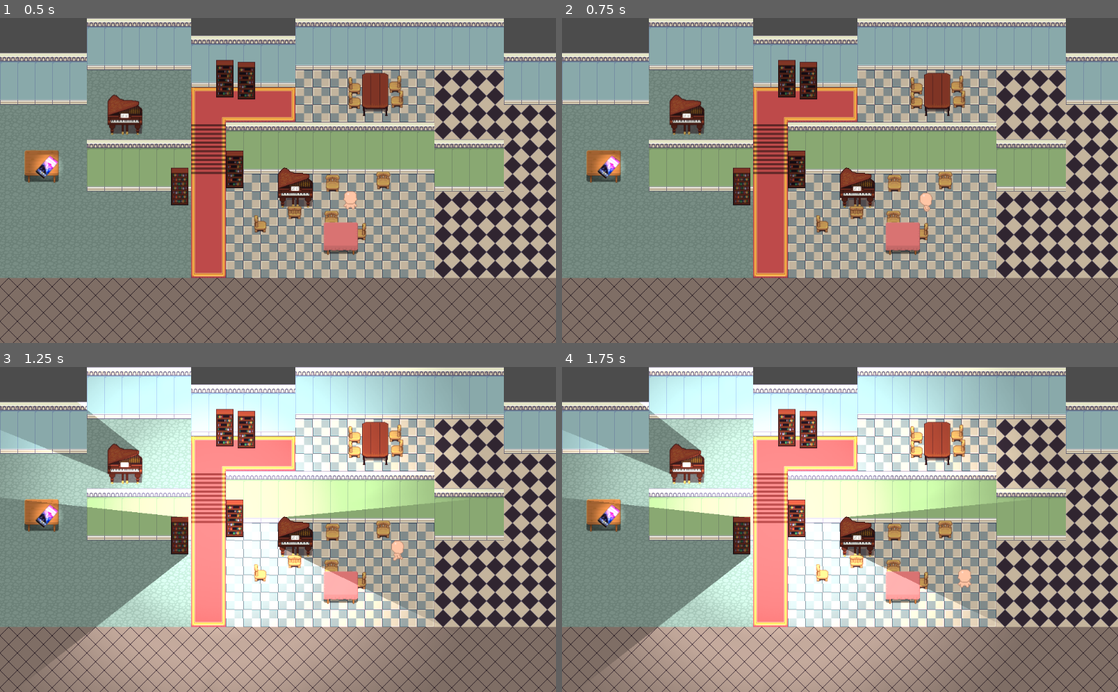
Above: before the commit, frames 1-4 (two rows, left to right).
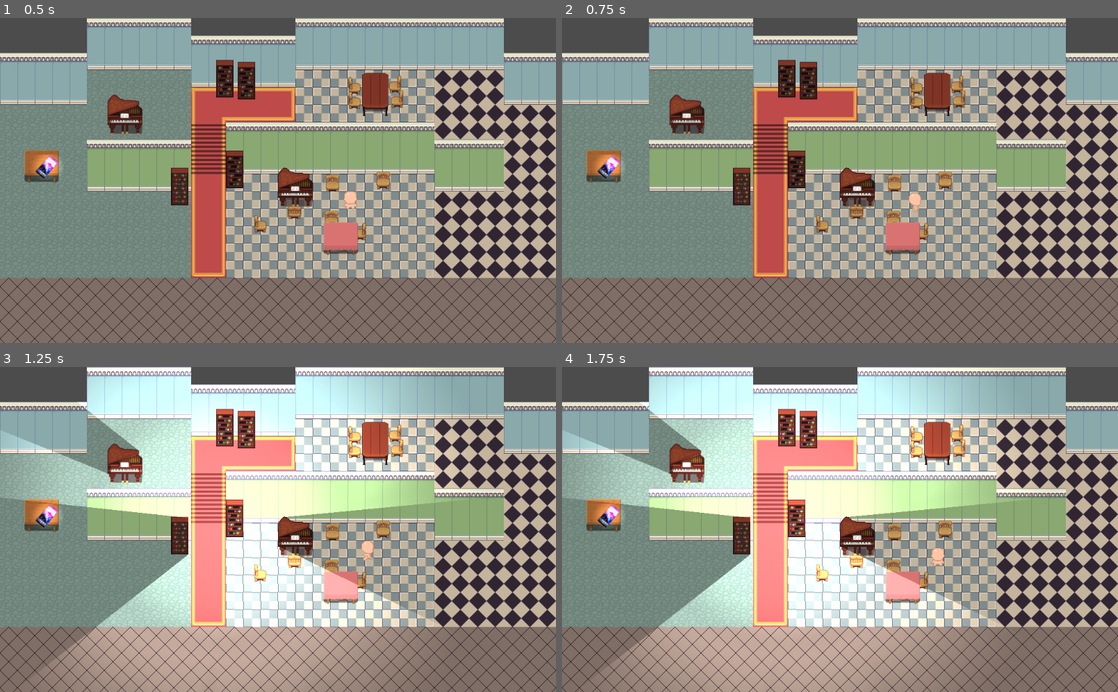
Above: after the commit, the same moments.

Repository: s4x0r/luxjam2020
Game: Godot game, scene res://level.tscn
Same seed, same stepped clock (60 frames per second), same inputs: the game is played once before the commit and once after it. The project has no main scene, so this scene is started directly. Sound files missing from this copy of the repository are replaced by a short silence.
Inputs:
- Up to frame 1 (0.5 s): no input
- Up to frame 2 (0.75 s): tap Enter at 0.5 s; hold Right (ui_right) from 0.53 s (still down)
- Up to frame 3 (1.25 s): keep holding Right (ui_right); tap Space (ui_select) at 0.77 s
- Up to frame 4 (1.75 s): release Right (ui_right) at 1.28 s; hold Down (ui_down) from 1.28 s (still down); tap Space (ui_select) at 1.52 s

Frame 1 is identical in both runs. In frame 2, 0.2% of the frame differs, in the area x 62-67%, y 53-60%; in frame 3, 0.2%; in frame 4, 0.2%, in the area x 66-74%, y 55-68%.

Commit message:
Improved velocity and sliding.

Diff:
--- a/level parts/KinematicChar.gd
+++ b/level parts/KinematicChar.gd
@@ -3,8 +3,8 @@
 signal damaged
 
 const GRAVITY = 200.0
-const WALK_SPEED = 2
-const FRICTION = .66 * WALK_SPEED
+const WALK_SPEED = 3.5
+const FRICTION = 1.05	#Friction mechanism may be improved, see line 38
 var collision
 var velocity = Vector2()
 
@@ -14,29 +14,34 @@
 	var ud = Input.is_action_pressed("ui_down") as int - Input.is_action_pressed("ui_up") as int
 
 	if lr:	#If lr (left/right) is nonzero
-		if lr==1:	#right - left == 1 if left is not pressed
+		if lr == 1:	#right - left == 1 if left is not pressed
 			$AnimatedSprite.play('right')
 		else:	#Else it would be left
 			$AnimatedSprite.play('left')
-		velocity.y = velocity.y / FRICTION
-		velocity.x = WALK_SPEED * lr
+		velocity.x += WALK_SPEED * lr * delta
 
 	if ud:	#If ud (Up/Down) is nonzero
-		if ud==1:	#down - up == 1 if up is not pressed
+		if ud == 1:	#down - up == 1 if up is not pressed
 			$AnimatedSprite.play('down')
 		else:	#Else it would be up
 			$AnimatedSprite.play('up')
-		velocity.x = velocity.x / FRICTION
-		velocity.y = WALK_SPEED * ud
+		velocity.y += WALK_SPEED * ud * delta
 
 	if !(lr|ud):
 		$AnimatedSprite.stop()
-		velocity = Vector2(velocity.x/FRICTION,velocity.y/FRICTION)
+
+	if abs(velocity.x)>WALK_SPEED:
+		velocity.x -= WALK_SPEED / velocity.x
+	if abs(velocity.y)>WALK_SPEED:
+		velocity.y -= WALK_SPEED / velocity.y
+
+	velocity = velocity/FRICTION	#Player slides, how cool.
 
 	collision = move_and_collide(velocity)
 	if collision != null:
 		if not collision.collider.get_parent().get("moveable")==null:
 			collision.collider.get_parent().position += velocity*8
-		move_and_collide(-velocity*8)
+		velocity = -velocity*2	#Player bounces in opposite direction
+		#move_and_collide(velocity)
 		$AudioStreamPlayer.play()
 		emit_signal("damaged", self)
